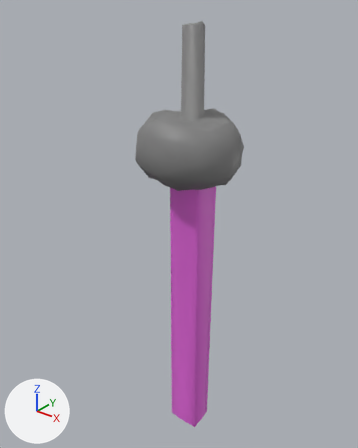
The Blender file assets/models/drones/cave.blend: old version first, new version second.
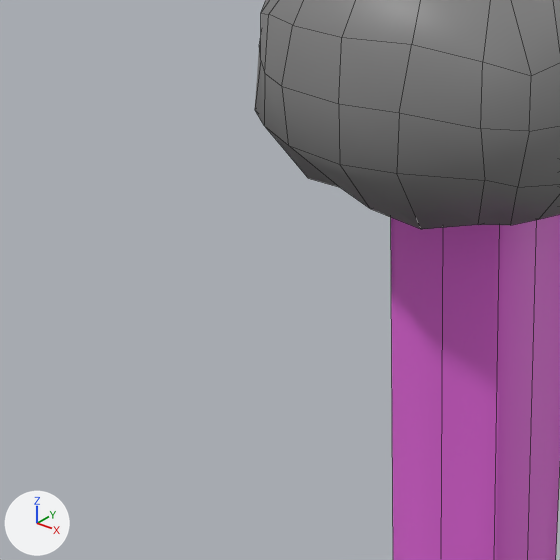
Each version appears first whole from a 50 mm camera at (106.5, -140.5, 54.3) aimed at (-2.9, -3.7, -30.5), and next in a close-up on the part from 20% to 60% of the width and 29% to 62% of the height. The axes (+X, +Y, +Z) are drawn at lower left. The lights are the same throughout. The close-ups show mesh edges as thin lines.
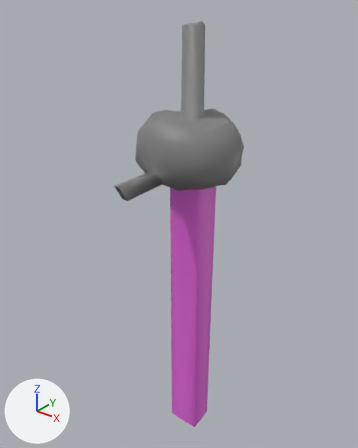
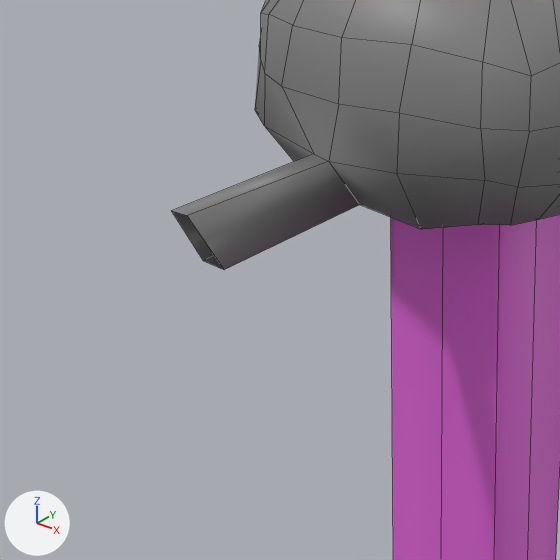
What the commit changed:
me_cube_001 has 245 vertices, 232 faces and spans x -2.0..2.1, y -2.0..1.8, z -13.1..4.3.
me_cube_001 is used by ob_cube; location (0.0, 0.0, 0.0); scale (10.0, 10.0, 10.0).
Verts and faces of me_cube_001; kept vertices keep their numbers, new ones are numbered from 245.
Before the commit, vertices of me_cube_001: 40 (-0.5, -1.4, -1.0) at pixel (339, 187), 41 (0.0, -1.6, -1.0) at pixel (370, 208), 153 (-0.7, -1.9, -0.5) at pixel (288, 145), 154 (0.0, -2.0, -0.5) at pixel (339, 164).
Part 1, on me_cube_001:
Faces deleted: (40, 153, 154, 41).
Vertex 40 moves to (-0.3, -1.5, -1.0).
Vertex 41 moves to (-0.1, -1.6, -1.0), pixel (359, 204).
Vertex 154 moves to (-0.1, -2.0, -0.5), pixel (328, 161).
Vertex 153 moves to (-0.4, -1.9, -0.5), pixel (313, 153).
New vertex 245 is at (-0.3, -3.3, -1.0), pixel (203, 260).
New vertex 246 is at (-0.1, -3.3, -1.0), pixel (224, 269).
New vertex 247 is at (-0.4, -3.7, -0.5), pixel (171, 210).
New vertex 248 is at (-0.1, -3.7, -0.4), pixel (187, 215).
New faces: (41, 246, 248, 154), (40, 153, 247, 245), (40, 245, 246, 41), (153, 154, 248, 247) (mat_material (grey #828282)).

Where the change shows, as pixel boxes [x1, y1, x2, y2] in the close-ups (560 x 560 px):
'Cube', reshaped: before [255, 0, 560, 560]; after [172, 0, 560, 560]
part 1 of me_cube_001, built on: before [264, 74, 421, 229]; after [172, 74, 421, 270]
